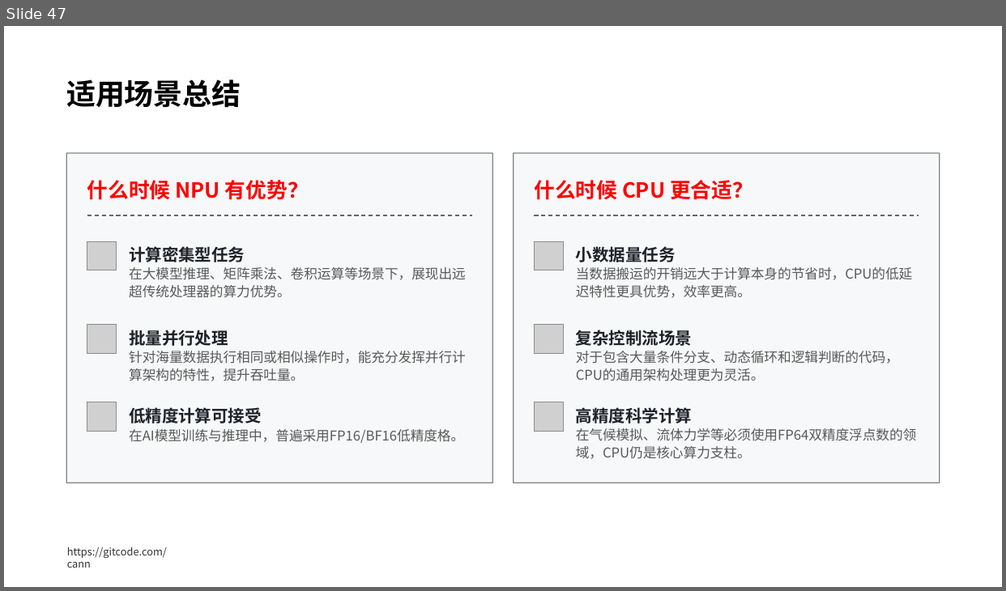
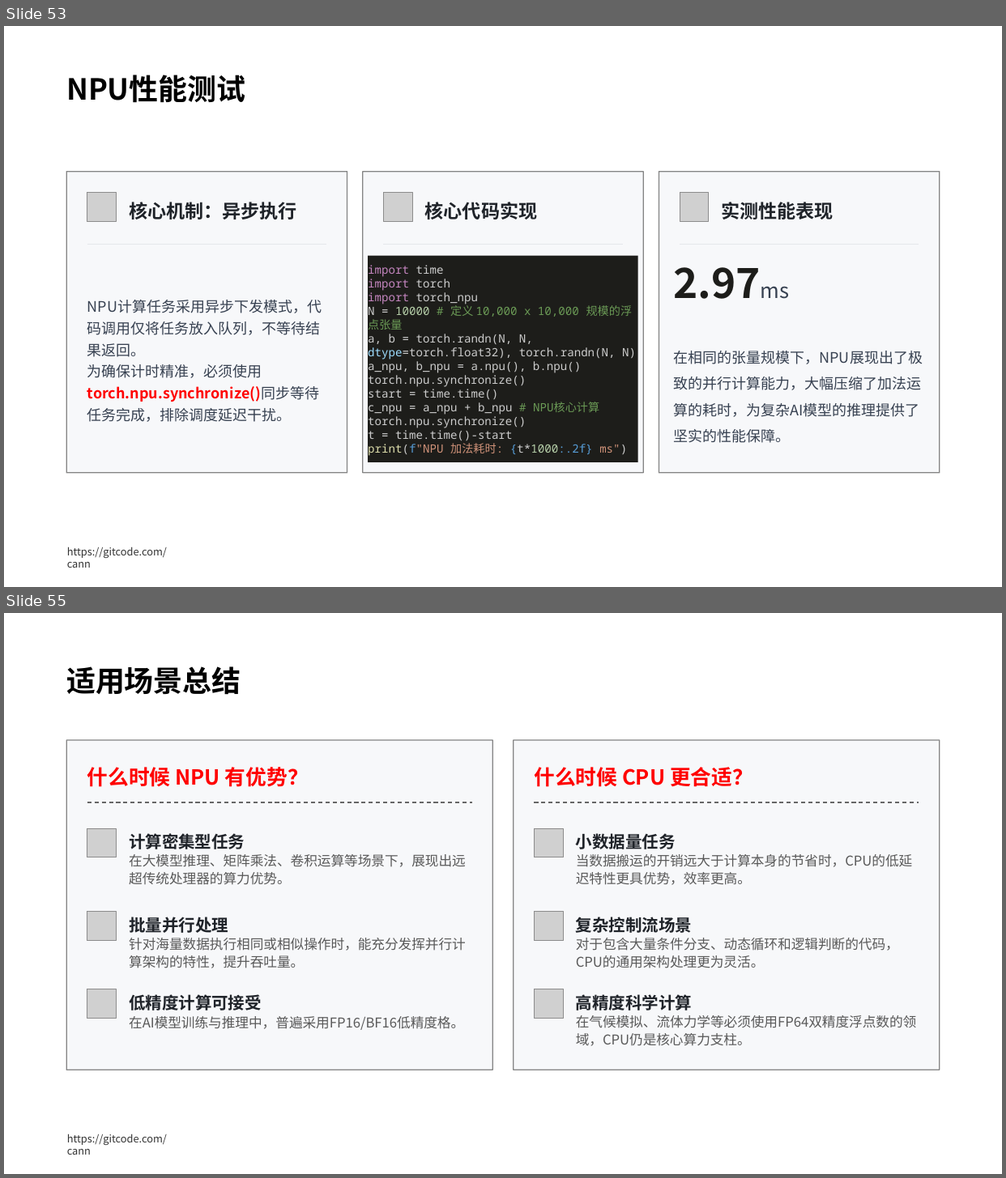
Before and after one commit to hicann/cann-learning-hub, a slide deck: quick_start/cann_basics/slides/artificial_intelligence_basics.pptx. Shown one above the other, each under a label of ours: slide 47 before the commit, slides 53 and 55 after it; the slides between them are not shown. The pictures are 1006x591 and 1006x1178 pixels, drawn with LibreOffice and Linux fonts; fonts in the diff are those of the drawing; grey boxes stand for pictures; background and template pictures are left out. Boxes give left, top, right and bottom in pixels: in the first picture for what was removed or moved away, otherwise in the second. Text is boxed around its words. In the diff, an @@ line names an element or a change of style, - is before the commit and + after.

```diff
--- a/quick_start/cann_basics/slides/artificial_intelligence_basics.pptx
+++ b/quick_start/cann_basics/slides/artificial_intelligence_basics.pptx
@@ slide 53 added at [4, 26, 1002, 587], background #FFFFFF; not listed: 1 template element that a slide beside it also shows @@
@@ text added at [66, 75, 245, 103], 28 pt, text #000000, bold @@
+NPU性能测试
@@ rounded rectangle added at [67, 171, 347, 472], fill #F7F8FA, outline #666666 1 pt @@
@@ rounded rectangle added at [362, 171, 643, 472], fill #F7F8FA, outline #666666 1 pt @@
@@ rounded rectangle added at [658, 171, 939, 472], fill #F7F8FA, outline #666666 1 pt @@
@@ picture added at [87, 192, 117, 221] @@
@@ picture added at [383, 192, 412, 221] @@
@@ picture added at [680, 192, 709, 221] @@
@@ text added at [129, 202, 297, 220], 18 pt, text #1F2329, bold @@
+核心机制：异步执行
@@ text added at [425, 202, 538, 220], 18 pt, text #1F2329, bold @@
+核心代码实现
@@ text added at [721, 202, 833, 220], 18 pt, text #1F2329, bold @@
+实测性能表现
@@ line added from (87, 245) to (326, 245), #E5E7EB 1 pt @@
@@ rectangle added at [368, 256, 637, 462], fill #1D1D1A, 11 pt, text #CCCCCC @@
+import time
+import torch
+import torch_npu
+N = 10000 # 定义 10,000 x 10,000 规模的浮点张量
+a, b = torch.randn(N, N, dtype=torch.float32), torch.randn(N, N)
+a_npu, b_npu = a.npu(), b.npu()
+torch.npu.synchronize()
+start = time.time()
+c_npu = a_npu + b_npu # NPU核心计算
+torch.npu.synchronize()
+t = time.time()-start
+print(f"NPU 加法耗时: {t*1000:.2f} ms")
@@ line added from (383, 245) to (623, 245), #E5E7EB 1 pt @@
@@ text added at [673, 267, 760, 299], 40 pt, text #1D1D1A, bold @@
+2.97ms
@@ line added from (680, 245) to (918, 245), #E5E7EB 1 pt @@
@@ text added at [87, 300, 322, 422], 14 pt, text #374151 @@
+NPU计算任务采用异步下发模式，代码调用仅将任务放入队列，不等待结果返回。
+为确保计时精准，必须使用torch.npu.synchronize()同步等待任务完成，排除调度延迟干扰。
@@ text added at [673, 351, 923, 443], 14 pt, text #374151 @@
+在相同的张量规模下，NPU展现出了极致的并行计算能力，大幅压缩了加法运算的耗时，为复杂AI模型的推理提供了坚实的性能保障。
@@ what was slide 47 is now slide 55 @@
```
Also in this commit, not shown: 8 slides changed, 9 other slides added, 1 slide removed, 1 other file.
